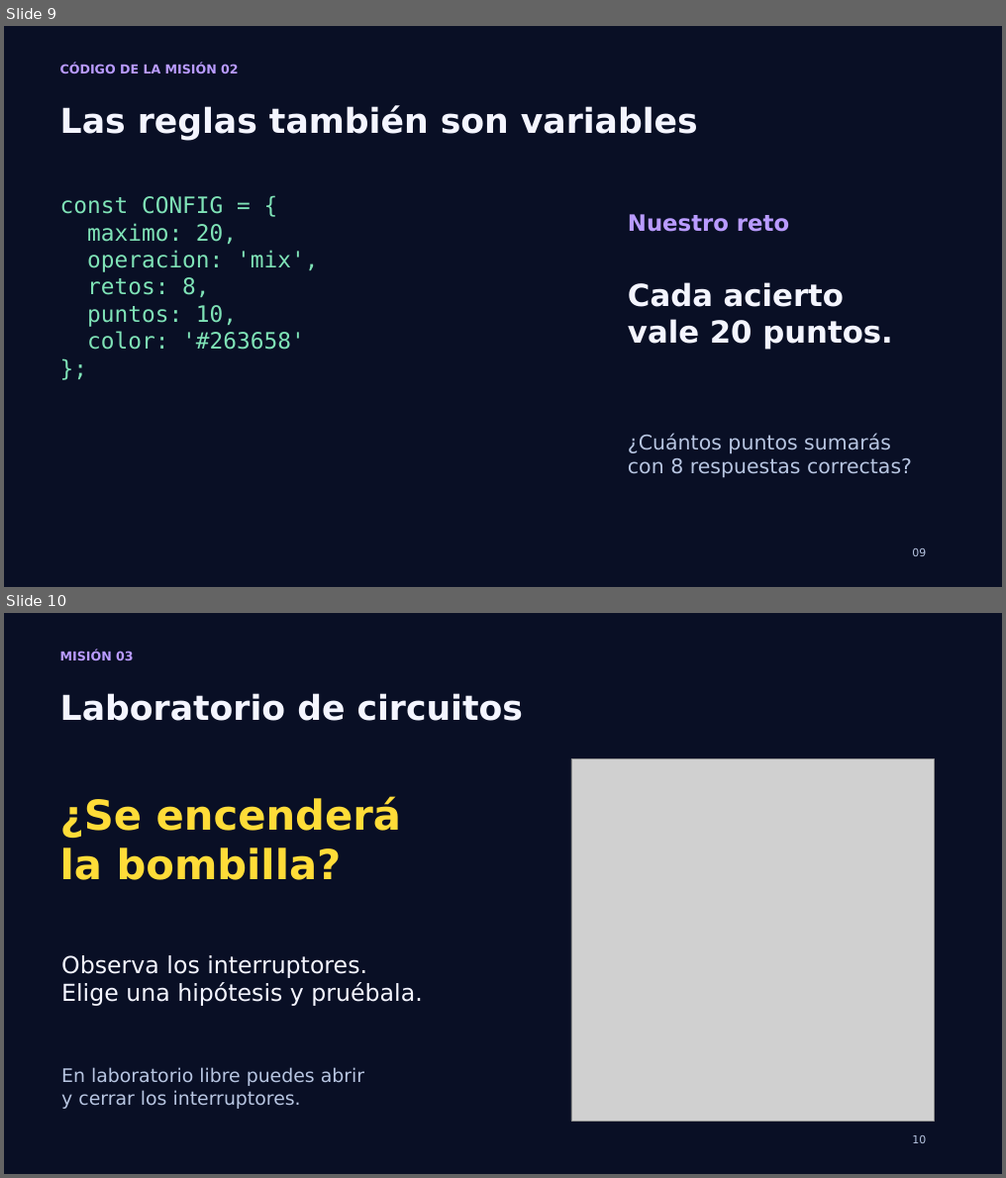
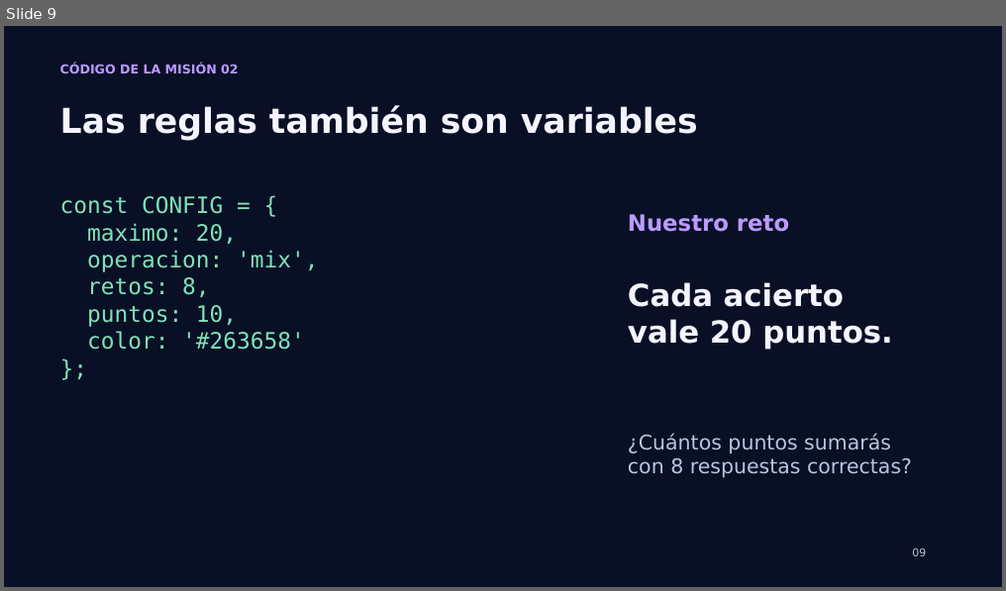
Before and after one commit to PaoloPelaezVillanueva/wie-chincha, a slide deck: Mision_WIE_Chincha_Taller.pptx. Shown one above the other, each under a label of ours: slides 9 and 10 before the commit, slide 9 after it. The pictures are 1006x1178 and 1006x591 pixels, drawn with LibreOffice and Linux fonts; fonts in the diff are those of the drawing; grey boxes stand for pictures. Boxes give left, top, right and bottom in pixels: in the first picture for what was removed or moved away, otherwise in the second. Text is boxed around its words. In the diff, an @@ line names an element or a change of style, - is before the commit and + after.

Commit message:
Remove circuit laboratory game and update workshop slides

```diff
--- a/Mision_WIE_Chincha_Taller.pptx
+++ b/Mision_WIE_Chincha_Taller.pptx
@@ slide 10 removed at (4, 613, 1002, 1174), background #090F25 @@
@@ text removed at (60, 650, 134, 661) @@
-MISIÓN 03
@@ text removed at (60, 693, 523, 721) @@
-Laboratorio de circuitos
@@ picture removed at (571, 759, 934, 1121) @@
@@ text removed at (60, 796, 401, 880) @@
-¿Se encenderá
-la bombilla?
@@ text removed at (61, 956, 422, 1006) @@
-Observa los interruptores.
-Elige una hipótesis y pruébala.
@@ text removed at (61, 1067, 364, 1109) @@
-En laboratorio libre puedes abrir
-y cerrar los interruptores.
@@ text removed at (912, 1136, 926, 1144) @@
-10
```
Also in this commit, not shown: 5 slides changed, 2 other slides removed, 4 other files.
